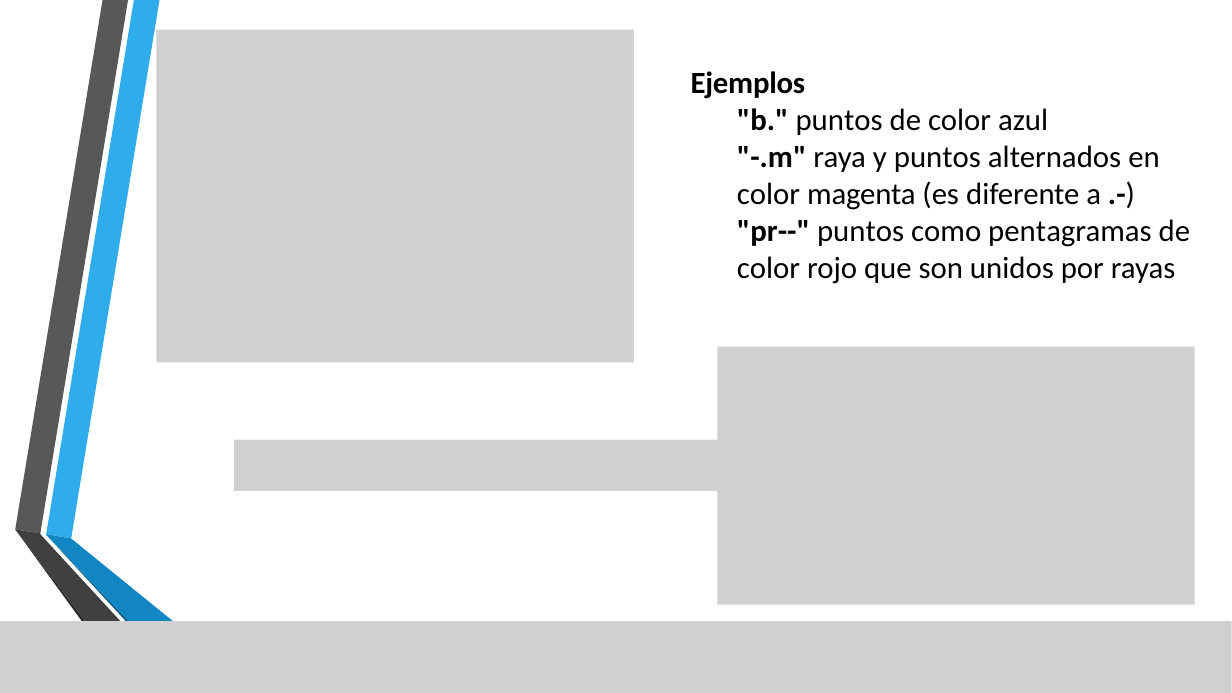
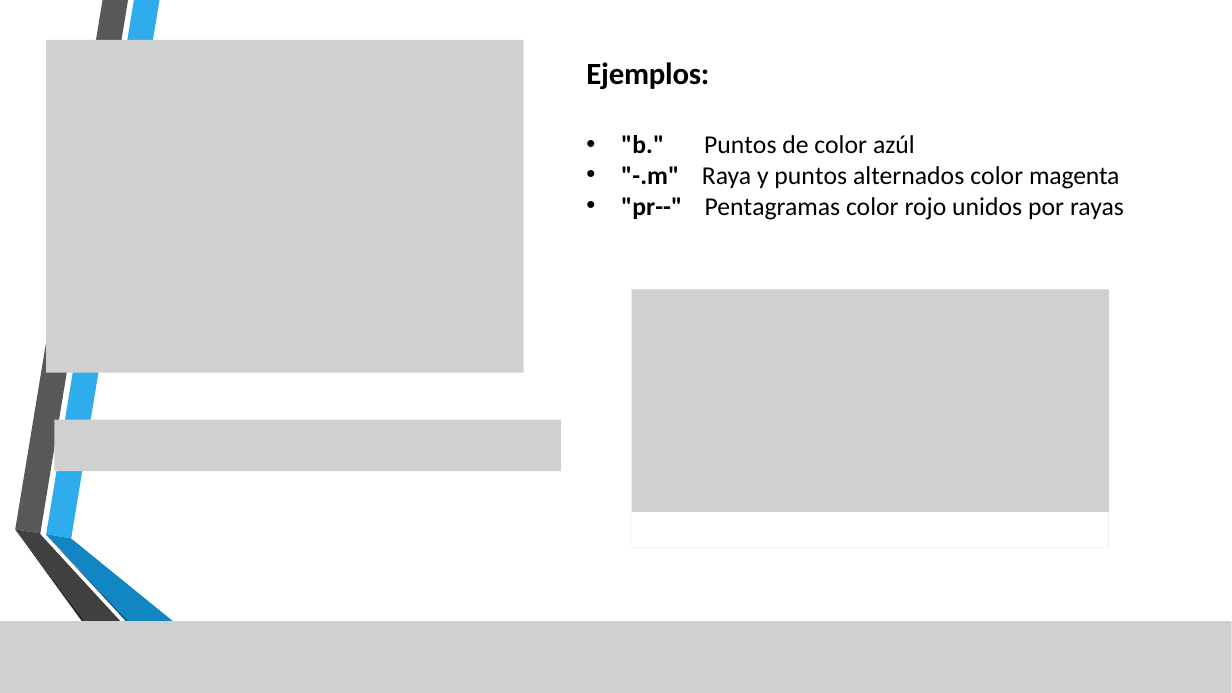
Before and after one commit to lizetheP/Programacion, a slide deck: slide 15 of CalendarioAgo2024/presentaciones/9_GraficasMatplotlib.pptx (slide 14 before the commit). Drawn at 1232x693 pixels with LibreOffice and Linux fonts; fonts in the diff are those of the drawing; grey boxes stand for pictures; background and template pictures are left out. Boxes give left, top, right and bottom in pixels: in the first picture for what was removed or moved away, otherwise in the second. Text is boxed around its words. In the diff, an @@ line names an element or a change of style, - is before the commit and + after.

```diff
--- a/CalendarioAgo2024/presentaciones/9_GraficasMatplotlib.pptx
+++ b/CalendarioAgo2024/presentaciones/9_GraficasMatplotlib.pptx
@@ picture moved from (x1=156, y1=30, x2=634, y2=362) to (x1=46, y1=40, x2=524, y2=372) @@
@@ text at (x1=586, y1=62, x2=1124, y2=220): text changed; size 24 to 20 pt @@
-Ejemplos
-"b." puntos de color azul
-"-.m" raya y puntos alternados en color magenta (es diferente a .-)
-"pr--" puntos como pentagramas de
-color rojo que son unidos por rayas
+Ejemplos:
+• "b." Puntos de color azúl
+• "-.m" Raya y puntos alternados color magenta
+• "pr--" Pentagramas color rojo unidos por rayas
@@ picture moved from (x1=717, y1=347, x2=1195, y2=604) to (x1=631, y1=289, x2=1109, y2=547) @@
@@ picture moved from (x1=234, y1=440, x2=740, y2=492) to (x1=55, y1=420, x2=561, y2=471) @@
@@ rectangle added at (x1=631, y1=512, x2=1109, y2=548), fill #FFFFFF @@
```
Also in this commit, not shown: 5 other slides changed, 4 slides added, 3 slides removed, 3 other files.
